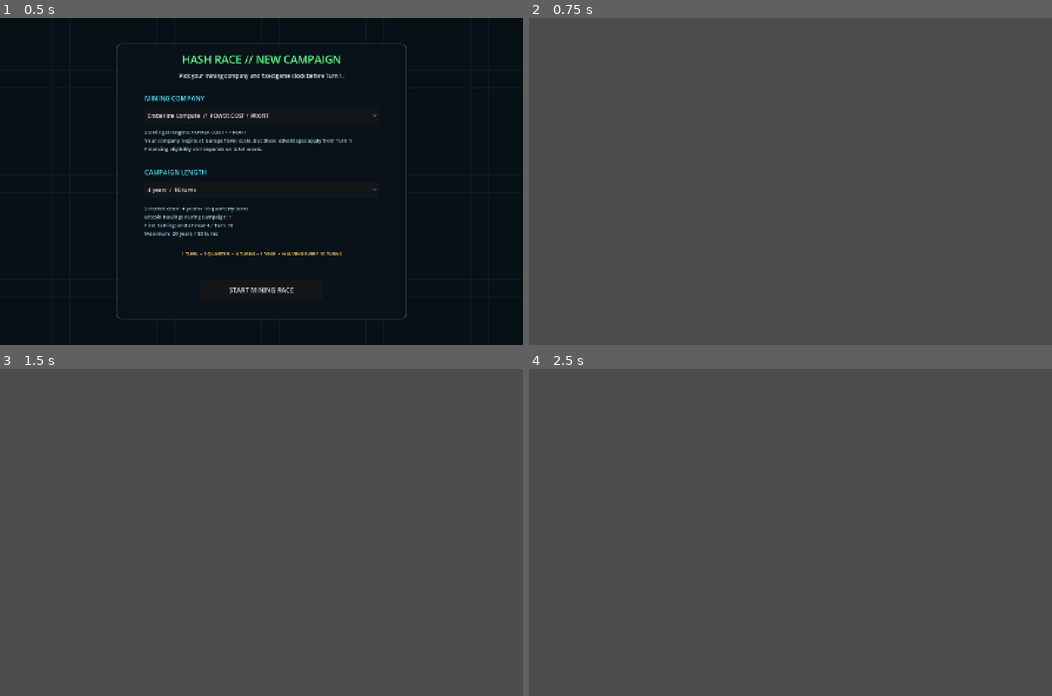
Above: before the commit, frames 1-4 (two rows, left to right).
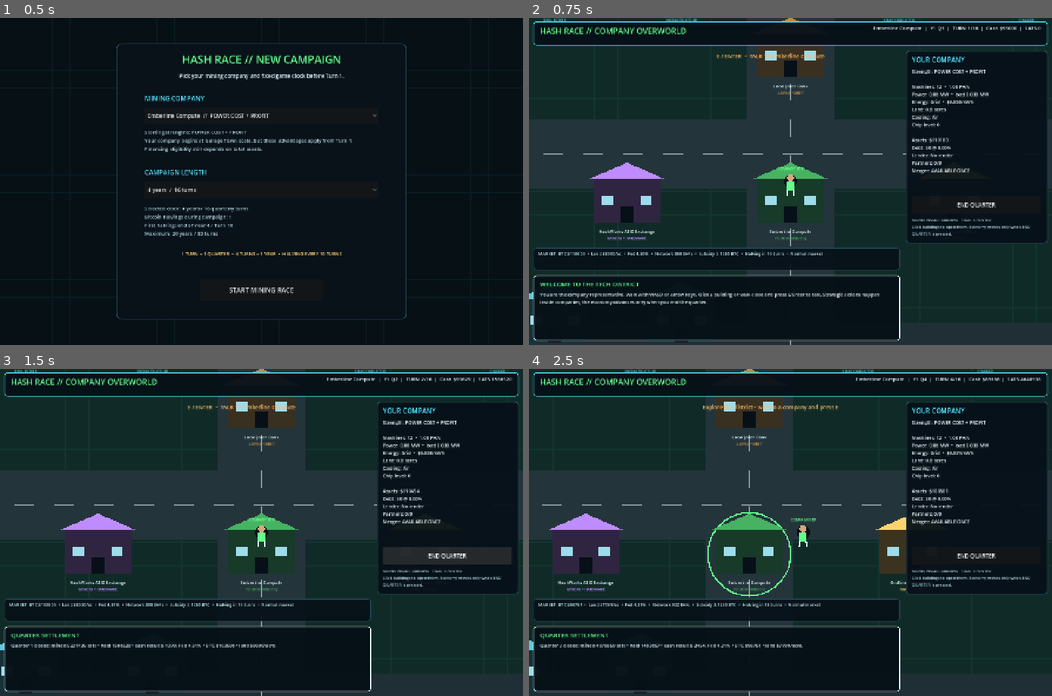
Above: after the commit, the same moments.

Repository: 1freetech/HashRace
Game: Godot game, scene res://scenes/campaign_setup.tscn
The game is run twice, just before and just after one commit, with the same random seed, the same clock (stepped at 60 frames per second) and the same inputs.
Inputs (mouse positions are in pixels of both pictures, inside the frame that each line leads up to):
- Up to frame 1 (0.5 s): no input
- Up to frame 2 (0.75 s): click "START MINING RACE" at 0.5 s
- Up to frame 3 (1.5 s): click (449, 555) at 1.25 s, where only the run after the commit has a clickable "END QUARTER"
- Up to frame 4 (2.5 s): tap Enter at 2 s; move the mouse to (905, 516) at 2.02 s; hold D from 2.03 s (still down); tap E at 2.1 s; click (905, 516) at 2.17 s; tap Space at 2.27 s

Frame 1 is identical in both runs. In frame 2, 99% of the frame differs, in the area x 0-100%, y 0-100%; in frame 3, 99%; in frame 4, 99%.
Error before the commit: Parse Error: Could not resolve class "res://scripts/world_playability.gd". (res://scripts/world_market.gd:1)

Commit message:
Hash Race v0.004: boot the new playable company overworld

Diff:
--- a/Godot/scenes/world.tscn
+++ b/Godot/scenes/world.tscn
@@ -1,6 +1,6 @@
 [gd_scene load_steps=2 format=3]
 
-[ext_resource path="res://scripts/world_market.gd" type="Script" id="1_world"]
+[ext_resource path="res://scripts/world_overworld.gd" type="Script" id="1_world"]
 
-[node name="HashRaceWorld" type="Node2D"]
+[node name="HashRaceCompanyOverworld" type="Node2D"]
 script = ExtResource("1_world")
